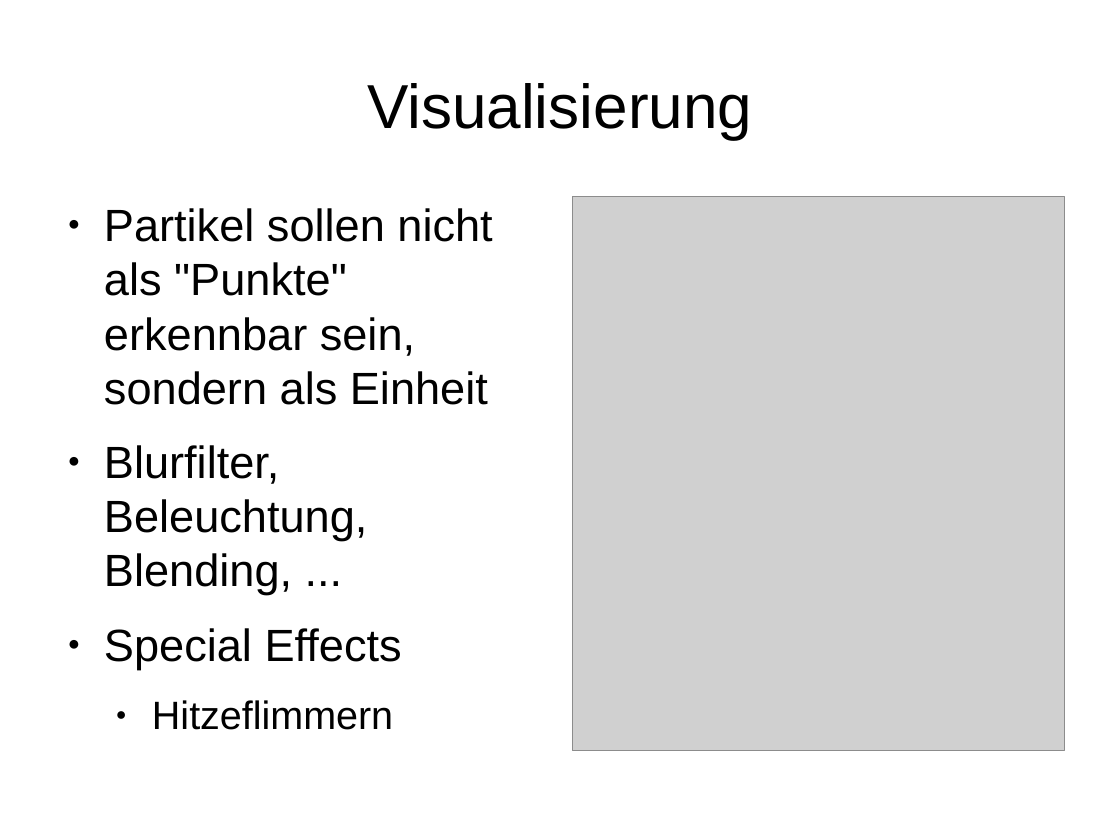
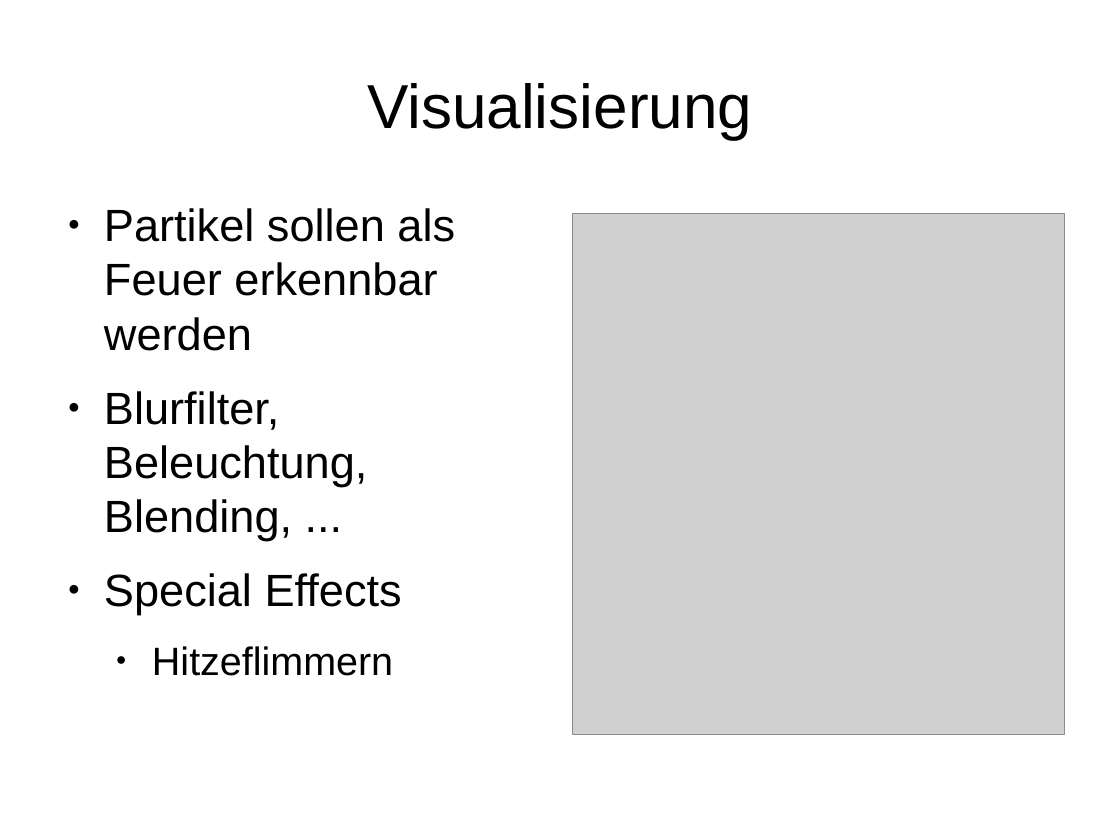
Before and after one commit to krschmidt1/PA-Praktikum, a slide deck: slide 8 of Screenshots/Präsentation.odp (slide 6 before the commit). Drawn at 1120x840 pixels with LibreOffice and Linux fonts; fonts in the diff are those of the drawing; grey boxes stand for pictures. Boxes give left, top, right and bottom in pixels: in the first picture for what was removed or moved away, otherwise in the second. Text is boxed around its words. In the diff, an @@ line names an element or a change of style, - is before the commit and + after.

```diff
--- a/Screenshots/Präsentation.odp
+++ b/Screenshots/Präsentation.odp
@@ text at [104, 208, 455, 351]: text changed @@
-● Partikel sollen nicht als "Punkte" erkennbar sein, sondern als Einheit
+● Partikel sollen als Feuer erkennbar werden
@@ picture: place and size @@
-picture at [572, 196, 1064, 751]
+picture at [572, 213, 1064, 735]
```
Also in this commit, not shown: 4 other slides changed, 4 slides added, 1 slide removed, 7 other files.
